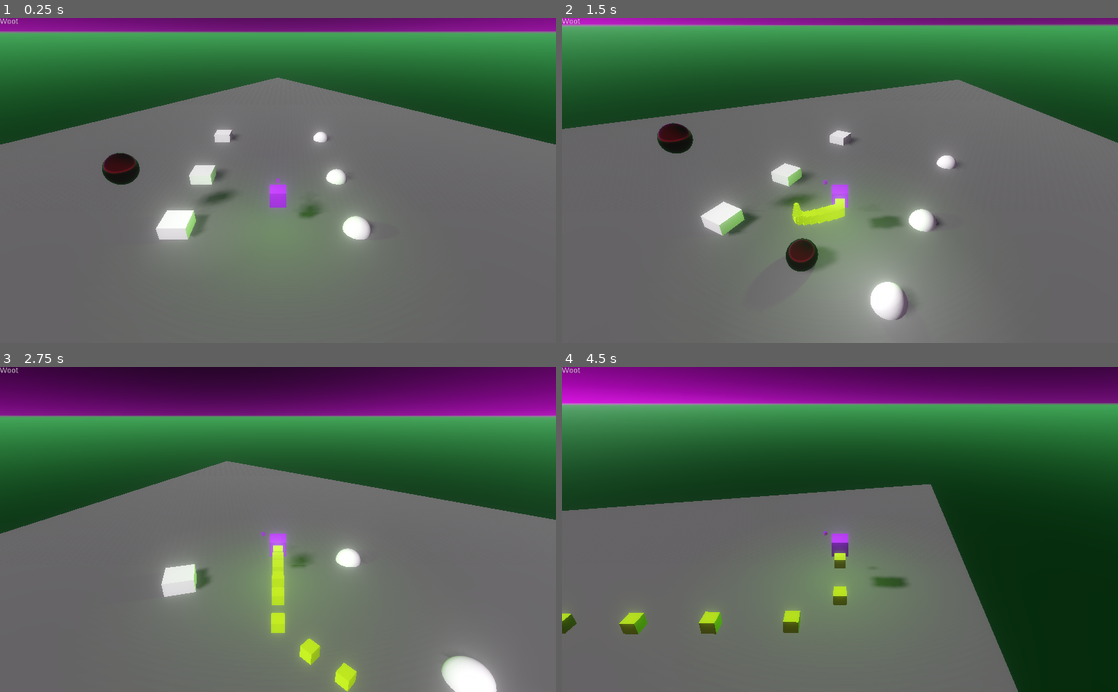
Above: before the commit, frames 1-4 (two rows, left to right).
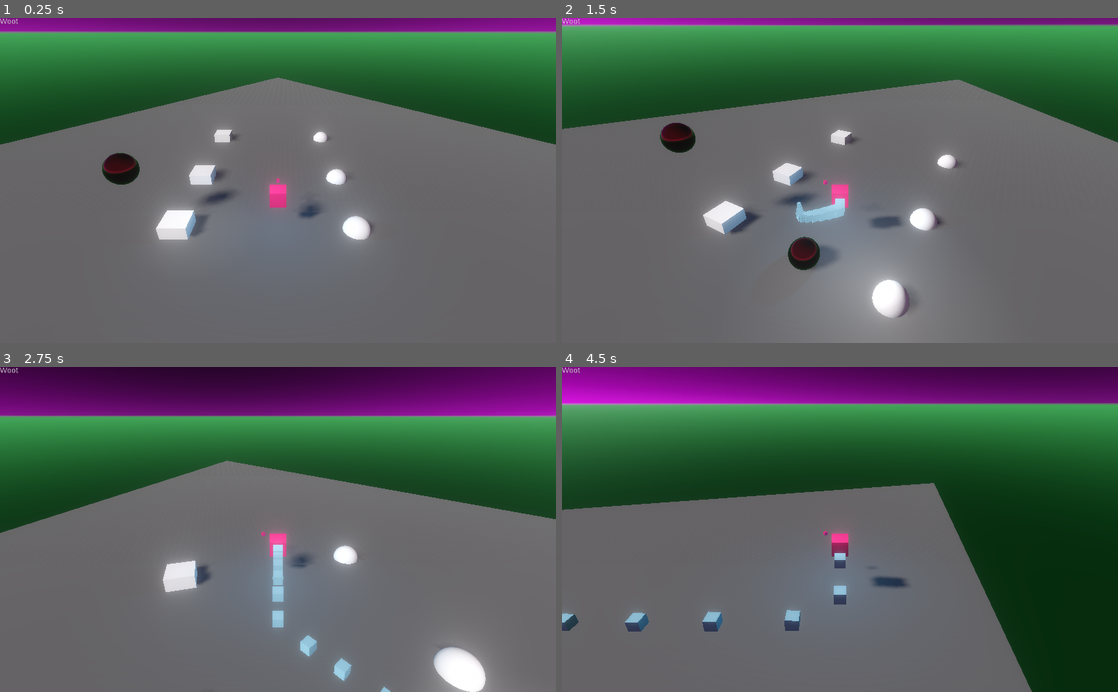
Above: after the commit, the same moments.

Repository: kirkja-leikjahonnunar/kor
Game: Godot game, scene res://Main/Main.tscn
Same seed, same stepped clock (60 frames per second), same inputs: the game is played once before the commit and once after it.
Inputs (mouse positions are in pixels of both pictures, inside the frame that each line leads up to):
- Up to frame 1 (0.25 s): no input
- Up to frame 2 (1.5 s): tap Enter at 0.5 s; move the mouse to (867, 180) at 0.52 s; hold Space (breaks, bound only before the commit) 0.53-1.28 s; hold W (move_forward) from 0.53 s (still down); tap Middle mouse button (jump) at 0.77 s; click (867, 180) at 0.8 s; move the mouse to (812, 180) at 1.27 s; click (812, 180) at 1.35 s
- Up to frame 3 (2.75 s): keep holding W (move_forward); tap Middle mouse button (jump) at 1.52 s; tap Space (breaks, bound only before the commit) at 1.55 s; move the mouse to (289, 523) at 2.02 s; hold Space (breaks, bound only before the commit) from 2.03 s (still down); click (289, 523) at 2.3 s
- Up to frame 4 (4.5 s): keep holding W (move_forward); move the mouse to (834, 536) at 2.77 s; release Space (breaks, bound only before the commit) at 2.78 s; right-click (834, 536) at 2.85 s; tap Middle mouse button (jump) at 3.02, 3.77 s; tap Space (breaks, bound only before the commit) at 3.05, 4.35 s; move the mouse to (878, 532) at 3.52 s; click (878, 532) at 3.6 s; move the mouse to (795, 526) at 4.27 s

The runs differ from the first frame. In frame 1, 0.4% of the frame differs, in the area x 33-63%, y 45-69%; in frame 2, 2.6%; in frame 3, 3.8%, in the area x 0-100%, y 28-100%; in frame 4, 3.4%.

Commit message:
Got some controller support started.

Diff:
--- a/Code/KirkjaOnline/Actors/Voidling/Assets/Voidling.gd
+++ b/Code/KirkjaOnline/Actors/Voidling/Assets/Voidling.gd
@@ -1,5 +1,4 @@
-# tool
-extends Spatial
+extends KinematicBody
 class_name Voidling
 
 onready var signpost_ps: PackedScene = preload("res://Actors/Signpost/Signpost.tscn")
@@ -15,7 +14,6 @@
 export var EmissionColor: Color = Color.black
 
 # Motion.
-# export var movement_speed: float = 10.0
 export var travel_mode = TravelMode.GLIDE
 
 
@@ -24,7 +22,6 @@
 var pronouns: String = "all / any" # warning-ignore:shadowed_variable
 var gravity_vector: Vector3 = Vector3.DOWN
 
-const FOLLOW_SPEED: float = 4.0
 
 onready var FLOORCAST: RayCast = $FloorCast
 onready var APPARITION: Area = $Apparition
@@ -47,7 +44,7 @@
 func Initialize(main: Node, pronouns: String):
 	self.main = main
 	self.pronouns = pronouns
-	self.main.Hey("Hey Main thank's for spawning me.\nYours truley,\n- %s" % [self.pronouns])
+	#self.main.Hey("Hey Main thank's for spawning me.\nYours truley,\n- %s" % [self.pronouns])
 
 	var material: Material = $Apparition/MeshInstance.get_surface_material(0)
 	material.set_shader_param("Color", PrimaryColor)
@@ -74,37 +71,43 @@
 # Update().
 #----------
 func _process(delta_time: float) -> void:
-	var thrust_direction: Vector3 = Vector3.ZERO
+	if travel_mode == TravelMode.GLIDE:
 
-	if travel_mode == TravelMode.GLIDE:
-		if thrust_direction.x < max_speed or thrust_direction.y < max_speed or thrust_direction.z < max_speed:
+#		input_vector.x = Input.get_action_strength("ui_right") - Input.get_action_strength("ui_left")
+#		input_vector.z = Input.get_action_strength("ui_down") - Input.get_action_strength("ui_up")
+
+#		var input_vector: Vector3 = Vector3.ZERO
+#		input_vector.x = Input.get_action_strength("move_right") - Input.get_action_strength("move_left")
+#		input_vector.z = Input.get_action_strength("move_back") - Input.get_action_strength("move_forward")
+#		input_vector = input_vector.normalized()
+
+		var thrust_vector: Vector3 = Vector3.ZERO
+
+		if Input.is_action_pressed("move_forward"):
+			thrust_vector -= Vector3(sin(APPARITION.rotation.y), 0, cos(APPARITION.rotation.y))
+		if Input.is_action_pressed("move_back"):
+			thrust_vector += Vector3(sin(APPARITION.rotation.y), 0, cos(APPARITION.rotation.y))
+		if Input.is_action_pressed("move_left"):
+			thrust_vector -= APPARITION.transform.basis.x
+		if Input.is_action_pressed("move_right"):
+			thrust_vector += APPARITION.transform.basis.x
+
+		if Input.is_action_pressed("move_up"):
+			thrust_vector -= Vector3.UP
+		if Input.is_action_pressed("move_down"):
+			thrust_vector -= Vector3.DOWN
 
 
-			# Align the Voidling forward vector to the Apparition's.
 
-			if Input.is_action_pressed("move_forward"):
-				thrust_direction -= Vector3(sin(APPARITION.rotation.y), 0, cos(APPARITION.rotation.y))
-			if Input.is_action_pressed("move_back"):
-				thrust_direction += Vector3(sin(APPARITION.rotation.y), 0, cos(APPARITION.rotation.y))
-			if Input.is_action_pressed("move_left"):
-				thrust_direction -= APPARITION.transform.basis.x
-			if Input.is_action_pressed("move_right"):
-				thrust_direction += APPARITION.transform.basis.x
-			if Input.is_action_pressed("move_up"):
-				thrust_direction -= Vector3.UP
-			if Input.is_action_pressed("move_down"):
-				thrust_direction -= Vector3.DOWN
-
-
-			# Clamp the direction's length to 1 or less.
-			if thrust_direction.length() > 1:
-				thrust_direction = thrust_direction.normalized()
-
+		if thrust_vector != Vector3.ZERO:
+			velocity += thrust_vector * thrust_power * delta_time
+			#velocity = velocity
+			#velocity = move_and_slide(velocity)
 
 
 
 		# Brakes for all.
-		if Input.is_action_pressed("breaks"):
+		if Input.is_action_pressed("appy_breaks"):
 			velocity *= break_power
 
 		# Walking.
@@ -117,11 +120,6 @@
 
 
 
-		# Update and use velocity.
-		velocity += thrust_direction * thrust_power * delta_time
-
-		if velocity.length() > max_speed:
-			velocity = velocity.normalized() * max_speed * delta_time
 
 		translate(velocity)
 		Raycast()
@@ -169,13 +167,6 @@
 				APPARITION.rotate_y(event.get_relative().x * -MouseSensitivityX) # Yaw for Voidling node.
 				APPARITION.rotate_object_local(Vector3.RIGHT, event.get_relative().y * -MouseSensitivityY) # Pitch.
 
-#		if travel_mode == TravelMode.WALK:
-#			self.rotate_y(event.get_relative().x * -MouseSensitivityX) # Yaw.
-#			APPARITION.rotate_object_local(Vector3.RIGHT, event.get_relative().y * -MouseSensitivityY) # Pitch.
-#
-#		if travel_mode == TravelMode.FLY:
-#			self.rotate_y(event.get_relative().x * -MouseSensitivityX) # Yaw.
-#			self.rotate_object_local(Vector3.RIGHT, event.get_relative().y * -MouseSensitivityY) # Pitch.
 
 
 
--- a/Code/KirkjaOnline/Actors/Voidling/Assets/column_pm.tres
+++ b/Code/KirkjaOnline/Actors/Voidling/Assets/column_pm.tres
@@ -1,7 +1,7 @@
 [gd_resource type="ParticlesMaterial" load_steps=3 format=2]
 
 [sub_resource type="Curve" id=1]
-_data = [ Vector2( 0.12, 1 ), 0.0, -0.514185, 0, 0, Vector2( 1, 0 ), 0.0, 0.0, 0, 0 ]
+_data = [ Vector2( 0, 1 ), 0.0, -0.514185, 0, 0, Vector2( 1, 0 ), 0.0, 0.0, 0, 0 ]
 
 [sub_resource type="CurveTexture" id=2]
 curve = SubResource( 1 )
--- a/Code/KirkjaOnline/Actors/Voidling/Voidling.tscn
+++ b/Code/KirkjaOnline/Actors/Voidling/Voidling.tscn
@@ -4,6 +4,9 @@
 [ext_resource path="res://Actors/Voidling/Assets/orbitor_pm.tres" type="Material" id=2]
 [ext_resource path="res://Actors/Voidling/assets/voidling.gd" type="Script" id=3]
 [ext_resource path="res://Actors/Voidling/Assets/voidling_material.tres" type="Material" id=4]
+
+[sub_resource type="BoxShape" id=4]
+extents = Vector3( 0.5, 0.5, 0.5 )
 
 [sub_resource type="CubeMesh" id=1]
 size = Vector3( 1, 1, 1 )
@@ -14,11 +17,14 @@
 [sub_resource type="CubeMesh" id=3]
 material = SubResource( 2 )
 
-[sub_resource type="BoxShape" id=4]
-extents = Vector3( 1.68179, 1.41173, 1.48867 )
+[node name="Voidling" type="KinematicBody"]
+script = ExtResource( 3 )
+PrimaryColor = Color( 0.941176, 0.129412, 0.470588, 1 )
+SecondaryColor = Color( 0.266667, 0.611765, 0.815686, 1 )
 
-[node name="Voidling" type="Spatial"]
-script = ExtResource( 3 )
+[node name="CollisionShape" type="CollisionShape" parent="."]
+transform = Transform( 1, 0, 0, 0, 1, 0, 0, 0, 1, 0, 1, 0 )
+shape = SubResource( 4 )
 
 [node name="FloorCast" type="RayCast" parent="."]
 transform = Transform( 1, 0, 0, 0, 1, 0, 0, 0, 1, 0, 1, 0 )
@@ -31,7 +37,6 @@
 
 [node name="Apparition" type="Area" parent="."]
 transform = Transform( 1, 0, 0, 0, 1, 0, 0, 0, 1, 0, 1, 0 )
-gravity_point = true
 gravity_vec = Vector3( 0, 0, 0 )
 
 [node name="LaserCast" type="RayCast" parent="Apparition"]
@@ -65,9 +70,6 @@
 fov = 66.0
 far = 500.0
 
-[node name="CollisionShape" type="CollisionShape" parent="Apparition"]
-shape = SubResource( 4 )
-
 [node name="CentralLight" type="OmniLight" parent="Apparition"]
 light_color = Color( 0.588235, 0.960784, 0.494118, 1 )
 shadow_enabled = true
--- a/Code/KirkjaOnline/Main/Main.tscn
+++ b/Code/KirkjaOnline/Main/Main.tscn
@@ -15,6 +15,10 @@
 [sub_resource type="SphereMesh" id=4]
 
 [sub_resource type="CubeMesh" id=5]
+
+[sub_resource type="SphereShape" id=6]
+
+[sub_resource type="SphereMesh" id=7]
 
 [node name="Main" type="Node"]
 script = ExtResource( 1 )
@@ -86,6 +90,7 @@
 autostart = true
 
 [node name="Node2D" type="Node2D" parent="."]
+position = Vector2( -1, 0 )
 
 [node name="NodeUI" type="Control" parent="."]
 margin_right = 40.0
@@ -98,4 +103,14 @@
 stream = ExtResource( 4 )
 volume_db = -10.0
 
+[node name="Area" type="Area" parent="."]
+visible = false
+
+[node name="CollisionShape" type="CollisionShape" parent="Area"]
+shape = SubResource( 6 )
+
+[node name="MeshInstance" type="MeshInstance" parent="Area"]
+mesh = SubResource( 7 )
+material/0 = null
+
 [connection signal="timeout" from="Node3D/Timer" to="." method="_on_Timer_timeout"]
--- /dev/null
+++ b/Code/KirkjaOnline/default_bus_layout.tres
@@ -0,0 +1,3 @@
+[gd_resource type="AudioBusLayout" format=2]
+
+[resource]
--- a/Code/KirkjaOnline/project.godot
+++ b/Code/KirkjaOnline/project.godot
@@ -29,7 +29,7 @@
 "language": "GDScript",
 "path": "res://Actors/Signpost/assets/signpost.gd"
 }, {
-"base": "Spatial",
+"base": "KinematicBody",
 "class": "Voidling",
 "language": "GDScript",
 "path": "res://Actors/Voidling/assets/voidling.gd"
@@ -57,21 +57,25 @@
 move_forward={
 "deadzone": 0.5,
 "events": [ Object(InputEventKey,"resource_local_to_scene":false,"resource_name":"","device":0,"alt":false,"shift":false,"control":false,"meta":false,"command":false,"pressed":false,"scancode":87,"unicode":0,"echo":false,"script":null)
+, Object(InputEventJoypadMotion,"resource_local_to_scene":false,"resource_name":"","device":0,"axis":1,"axis_value":-1.0,"script":null)
  ]
 }
 move_back={
 "deadzone": 0.5,
 "events": [ Object(InputEventKey,"resource_local_to_scene":false,"resource_name":"","device":0,"alt":false,"shift":false,"control":false,"meta":false,"command":false,"pressed":false,"scancode":83,"unicode":0,"echo":false,"script":null)
+, Object(InputEventJoypadMotion,"resource_local_to_scene":false,"resource_name":"","device":0,"axis":1,"axis_value":1.0,"script":null)
  ]
 }
 move_left={
 "deadzone": 0.5,
 "events": [ Object(InputEventKey,"resource_local_to_scene":false,"resource_name":"","device":0,"alt":false,"shift":false,"control":false,"meta":false,"command":false,"pressed":false,"scancode":65,"unicode":0,"echo":false,"script":null)
+, Object(InputEventJoypadMotion,"resource_local_to_scene":false,"resource_name":"","device":0,"axis":0,"axis_value":-1.0,"script":null)
  ]
 }
 move_right={
 "deadzone": 0.5,
 "events": [ Object(InputEventKey,"resource_local_to_scene":false,"resource_name":"","device":0,"alt":false,"shift":false,"control":false,"meta":false,"command":false,"pressed":false,"scancode":68,"unicode":0,"echo":false,"script":null)
+, Object(InputEventJoypadMotion,"resource_local_to_scene":false,"resource_name":"","device":0,"axis":0,"axis_value":1.0,"script":null)
  ]
 }
 move_up={
@@ -84,14 +88,16 @@
 "events": [ Object(InputEventKey,"resource_local_to_scene":false,"resource_name":"","device":0,"alt":false,"shift":false,"control":false,"meta":false,"command":false,"pressed":false,"scancode":69,"unicode":0,"echo":false,"script":null)
  ]
 }
-breaks={
+appy_breaks={
 "deadzone": 0.5,
 "events": [ Object(InputEventKey,"resource_local_to_scene":false,"resource_name":"","device":0,"alt":false,"shift":false,"control":false,"meta":false,"command":false,"pressed":false,"scancode":32,"unicode":0,"echo":false,"script":null)
+, Object(InputEventJoypadButton,"resource_local_to_scene":false,"resource_name":"","device":0,"button_index":13,"pressure":0.0,"pressed":false,"script":null)
  ]
 }
 jump={
 "deadzone": 0.5,
 "events": [ Object(InputEventMouseButton,"resource_local_to_scene":false,"resource_name":"","device":0,"alt":false,"shi …(212 unchanged characters)…
+, Object(InputEventJoypadButton,"resource_local_to_scene":false,"resource_name":"","device":0,"button_index":0,"pressure":0.0,"pressed":false,"script":null)
  ]
 }
 toggle_travel_mode={
Not shown: 1 places in Code/KirkjaOnline/Main/Main.tscn that only renumber resources
